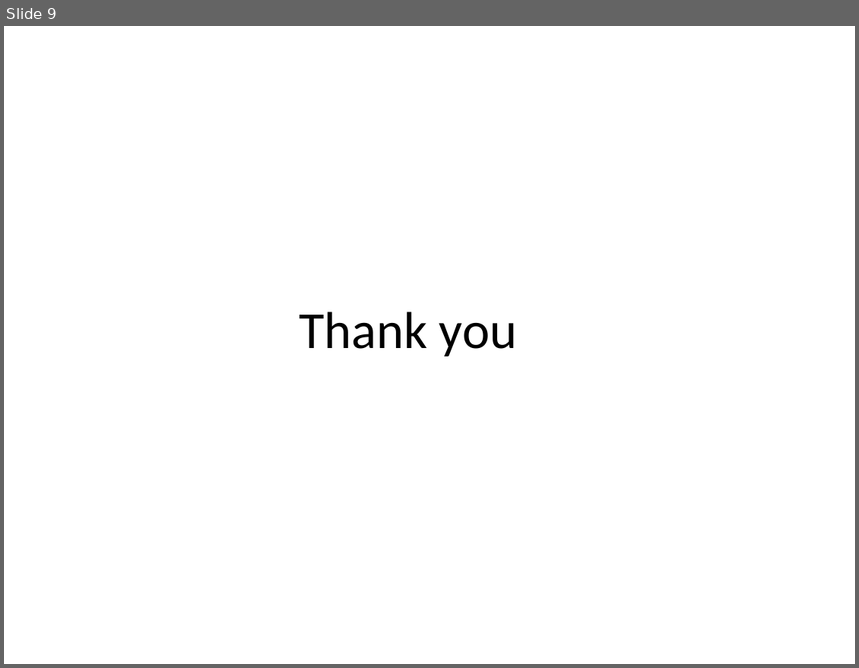
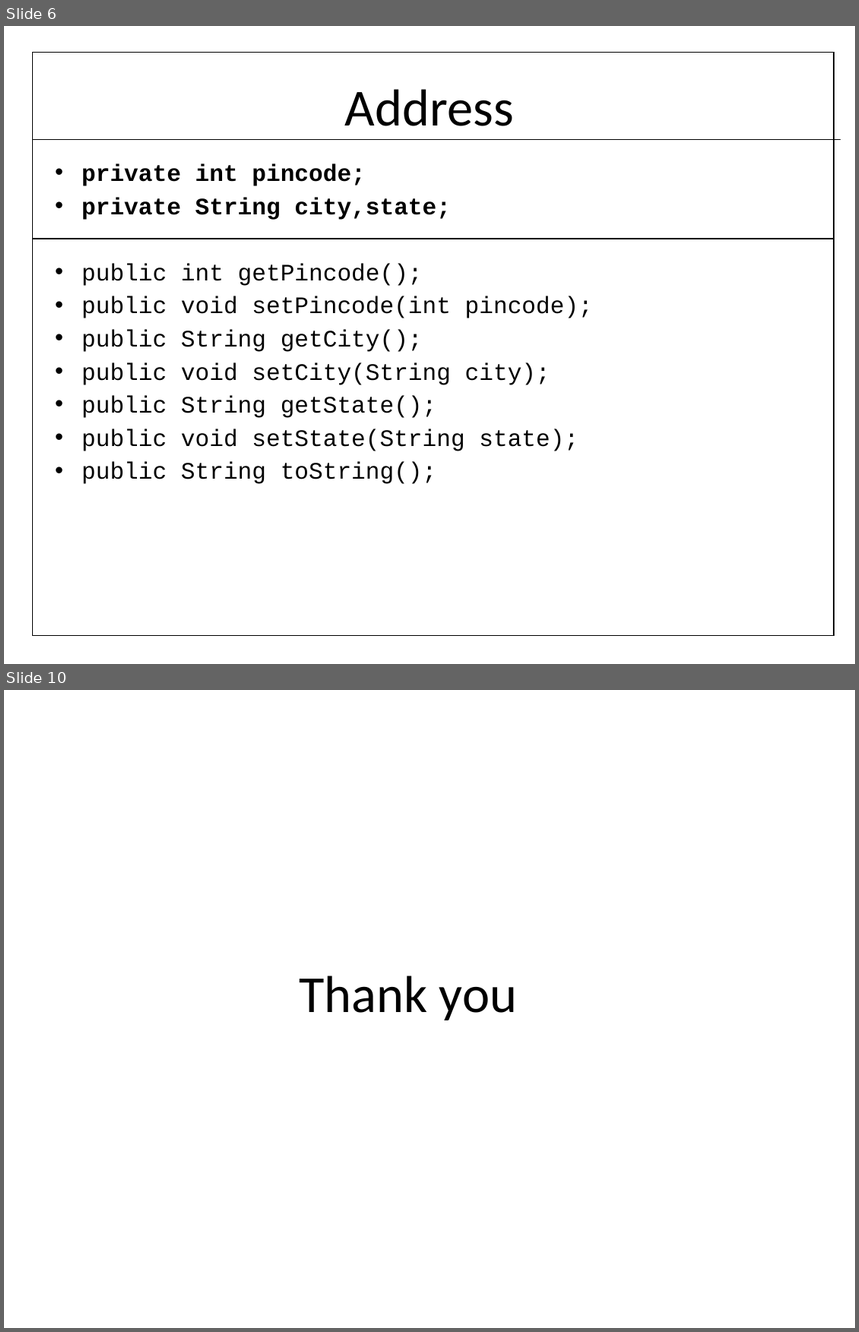
Before and after one commit to Manisha-shivagari/ppt, a slide deck: SHYAM_BANKING_PPT.pptx. Shown one above the other, each under a label of ours: slide 9 before the commit, slides 6 and 10 after it; the slides between them are not shown. The pictures are 859x668 and 859x1332 pixels, drawn with LibreOffice and Linux fonts; fonts in the diff are those of the drawing. Boxes give left, top, right and bottom in pixels: in the first picture for what was removed or moved away, otherwise in the second. Text is boxed around its words. In the diff, an @@ line names an element or a change of style, - is before the commit and + after.

```diff
--- a/SHYAM_BANKING_PPT.pptx
+++ b/SHYAM_BANKING_PPT.pptx
@@ slide 6 added at (4,26,855,664), background #FFFFFF @@
@@ table added at (32,53,834,636), 1 rows, 1 columns @@
+
@@ title added at (345,89,514,126), 44 pt, text #000000 @@
+Address
@@ line added from (32, 139) to (841, 139), #000000 0.75 pt @@
@@ text added at (82,164,593,484), 20 pt, text #000000 @@
+• private int pincode;
+• private String city,state;
+• public int getPincode();
+• public void setPincode(int pincode);
+• public String getCity();
+• public void setCity(String city);
+• public String getState();
+• public void setState(String state);
+• public String toString();
@@ line added from (32, 239) to (834, 239), #000000 0.75 pt @@
@@ what was slide 9 is now slide 10 @@
```
Also in this commit, not shown: 5 slides changed, 3 other slides added, 3 slides removed.
